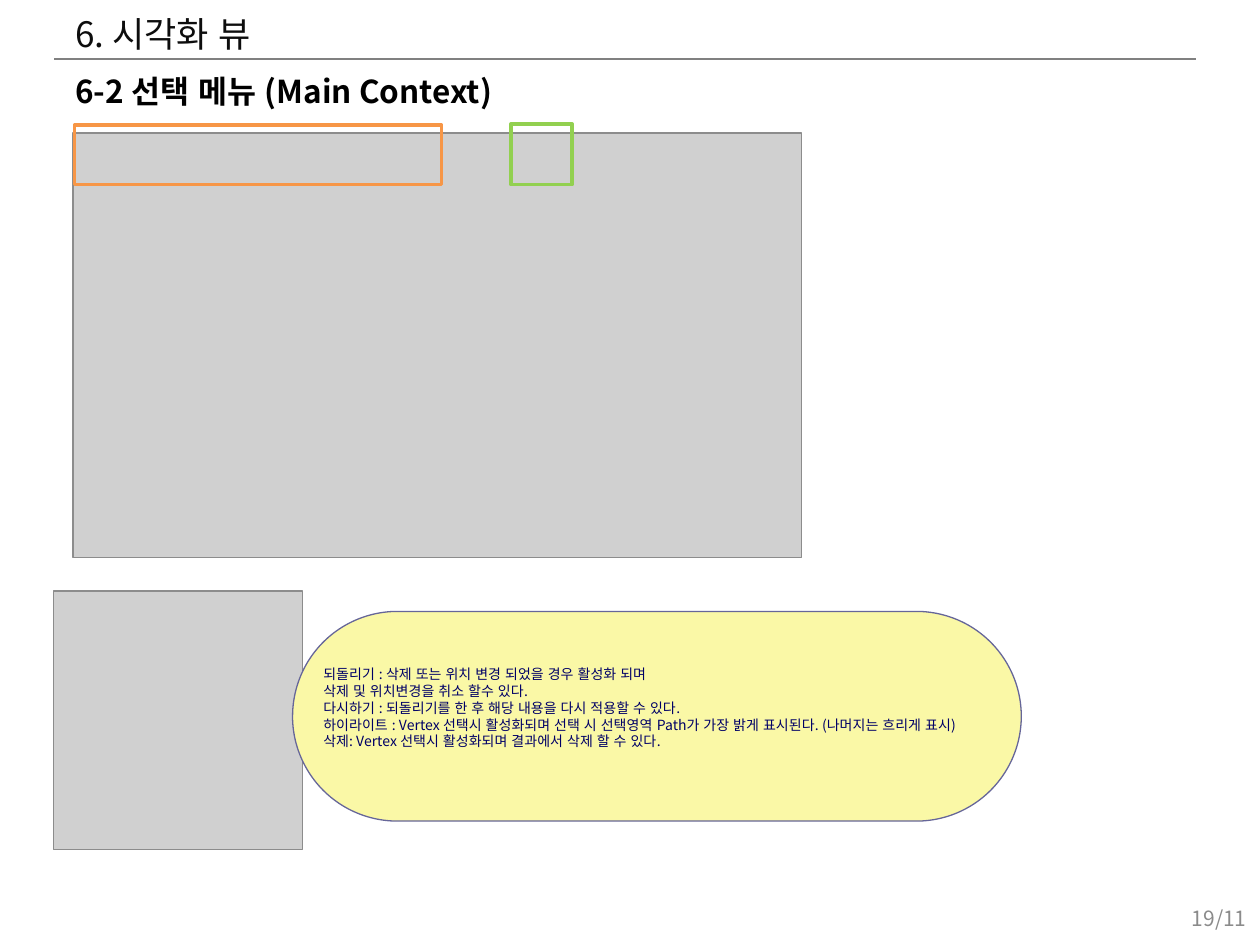
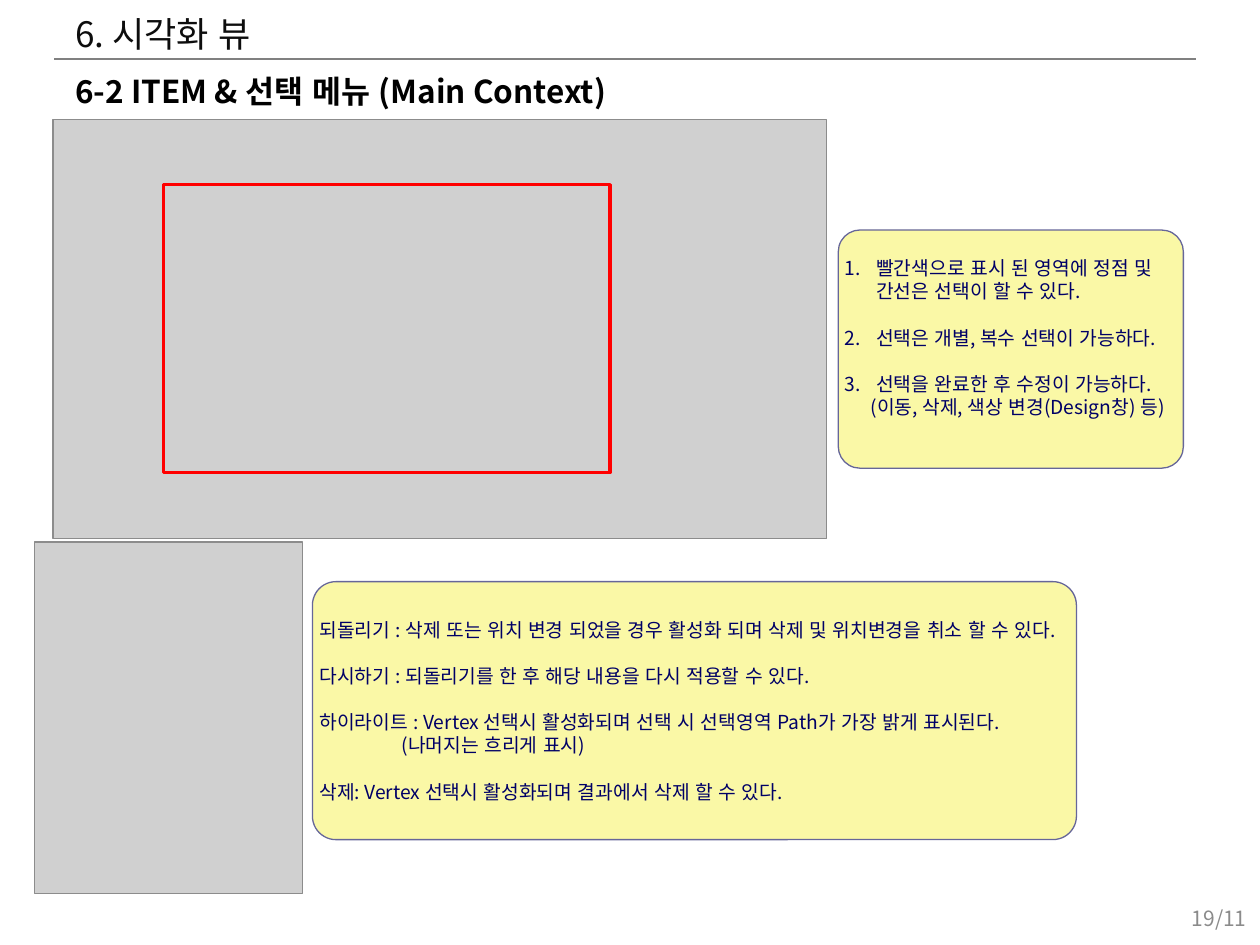
Before and after one commit to hwany7seo/gdbms_document, a slide deck: slide 19 of mockup/시각화도구_UI_UX_기획서.pptx. Drawn at 1260x945 pixels with LibreOffice and Linux fonts; fonts in the diff are those of the drawing; grey boxes stand for pictures. Boxes give left, top, right and bottom in pixels: in the first picture for what was removed or moved away, otherwise in the second. Text is boxed around its words. In the diff, an @@ line names an element or a change of style, - is before the commit and + after.

```diff
--- a/mockup/시각화도구_UI_UX_기획서.pptx
+++ b/mockup/시각화도구_UI_UX_기획서.pptx
@@ text at (75,76,606,110): text changed @@
-6-2 선택 메뉴 (Main Context)
+6-2 ITEM & 선택 메뉴 (Main Context)
@@ picture: place and size @@
-picture at (73,134,801,558)
+picture at (53,120,827,539)
@@ rectangle removed at (74,125,441,184) @@
@@ rectangle removed at (512,123,573,184) @@
@@ rectangle added at (164,185,610,472), outline #FF0000 2 pt @@
@@ rounded rectangle added at (838,231,1183,469), fill #FAF8A6, outline #666699 0.75 pt, 11 pt, text #000066 @@
+1. 빨간색으로 표시 된 영역에 정점 및 간선은 선택이 할 수 있다.
+2. 선택은 개별, 복수 선택이 가능하다.
+3. 선택을 완료한 후 수정이 가능하다.
+(이동, 삭제, 색상 변경(Design창) 등)
@@ picture: place and size @@
-picture at (53,591,302,849)
+picture at (34,542,302,893)
@@ rounded rectangle "되돌리기 : 삭제 또는 위치 ...": place and size @@
-rounded rectangle "되돌리기 : 삭제 또는 위치 ..." at (292,611,1021,820)
+rounded rectangle "되돌리기 : 삭제 또는 위치 ..." at (312,582,1076,840)
@@ rounded rectangle "되돌리기 : 삭제 또는 위치 ..." at (312,582,1076,840): proportions changed @@
@@ text in rounded rectangle at (319,621,1055,639): text changed; size 8 to 11 pt @@
-되돌리기 : 삭제 또는 위치 변경 되었을 경우 활성화 되며
-삭제 및 위치변경을 취소 할수 있다.
+되돌리기 : 삭제 또는 위치 변경 되었을 경우 활성화 되며 삭제 및 위치변경을 취소 할 수 있다.
@@ text in rounded rectangle at (319,667,809,801): size 8 to 11 pt in "다시하기 : 되돌리기를 한 후 해당 내용을 ...", "삭제: Vertex 선택시 활성화되며 결과에서 삭제 할 ..." @@
@@ text in rounded rectangle at (319,713,1000,756): text changed; size 8 to 11 pt @@
-하이라이트 : Vertex 선택시 활성화되며 선택 시 선택영역 Path가 가장 밝게 표시된다. (나머지는 흐리게 표시)
+하이라이트 : Vertex 선택시 활성화되며 선택 시 선택영역 Path가 가장 밝게 표시된다.
+(나머지는 흐리게 표시)
```
Also in this commit, not shown: 10 other slides changed, 3 slides added, 2 slides removed, 8 other files.
